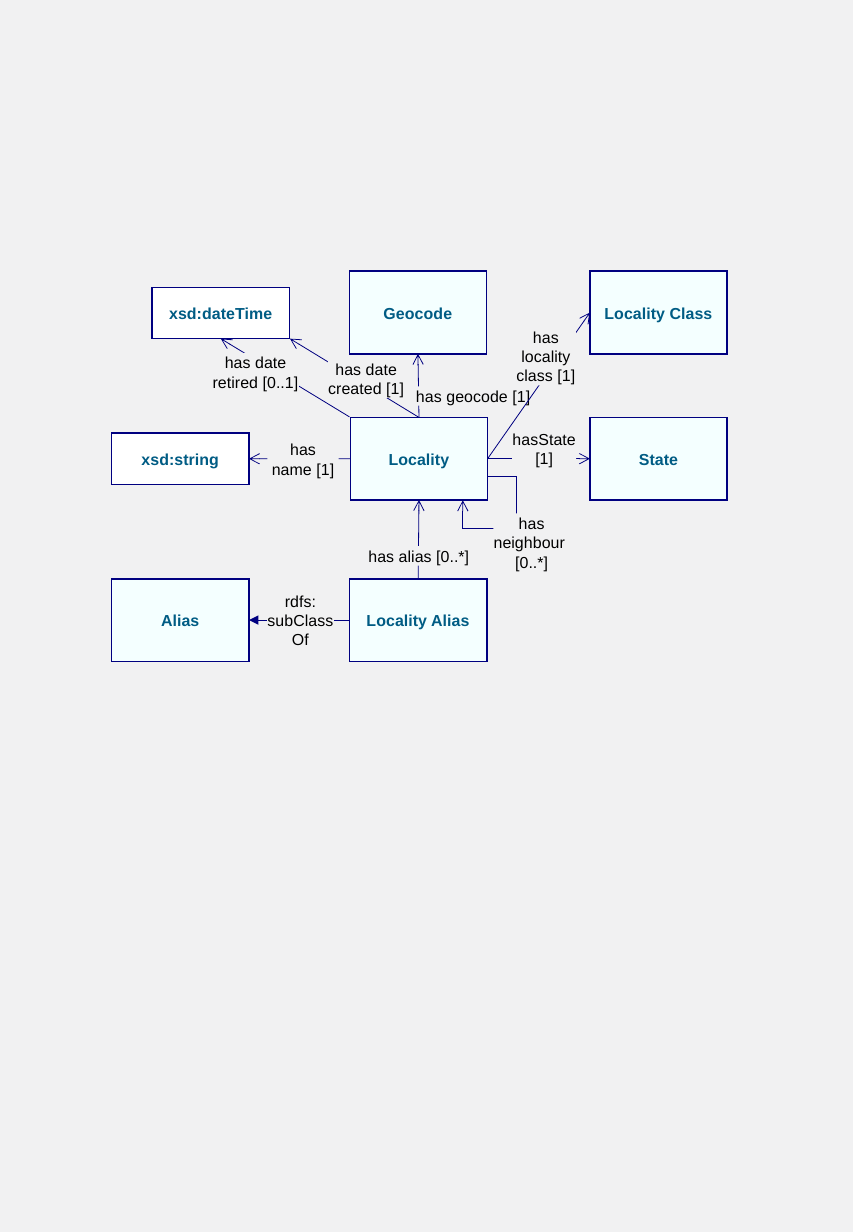
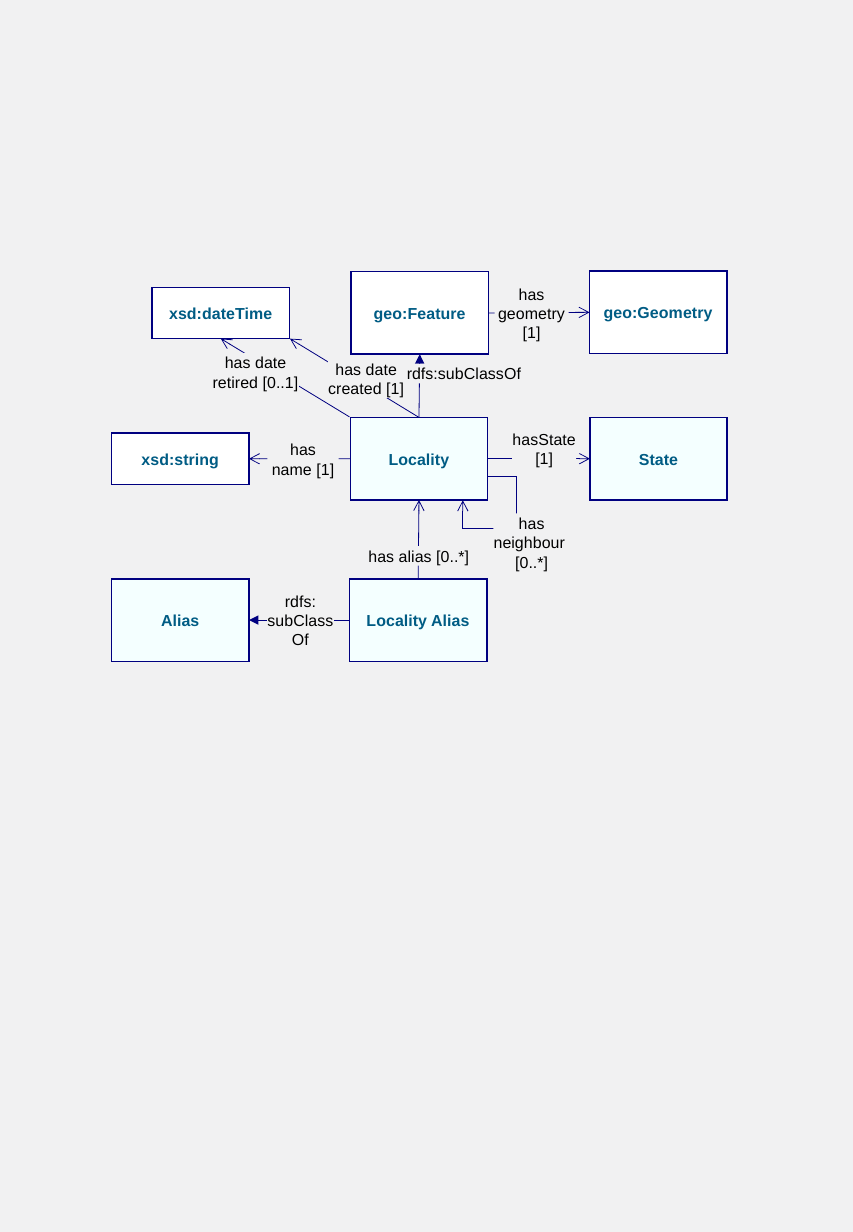
Before and after one commit to AGLDWG/gnaf-ont, a slide deck: slide 4 of docs/diagrams.pptx. Drawn at 853x1232 pixels with LibreOffice and Linux fonts; fonts in the diff are those of the drawing. Boxes give left, top, right and bottom in pixels: in the first picture for what was removed or moved away, otherwise in the second. Text is boxed around its words. In the diff, an @@ line names an element or a change of style, - is before the commit and + after.

```diff
--- a/docs/diagrams.pptx
+++ b/docs/diagrams.pptx
@@ rectangle "geo:Feature" at (351, 272, 489, 355): fill #F4FFFF to #FFFFFF @@
@@ text at (498, 288, 565, 342): text changed @@
-has geocode [1]
+has
+geometry
+[1]
@@ rectangle "geo:Geometry" at (589, 271, 727, 354): fill #F4FFFF to #FFFFFF @@
@@ text in rectangle at (374, 308, 466, 323): text changed @@
-Geocode
+geo:Feature
@@ arrow moved from (488, 458) - (590, 313) to (488, 313) - (589, 313) @@
@@ text in rectangle at (604, 307, 713, 322): text changed @@
-Locality Class
+geo:Geometry
@@ arrow (419, 417) - (420, 355): arrowheads changed @@
@@ text removed at (516, 331, 575, 385) @@
-has
-locality
-class [1]
@@ text added at (407, 367, 521, 384), 10.1 pt, text #000000 @@
+rdfs:subClassOf
```
Also in this commit, not shown: 3 other slides changed, 7 other files.
